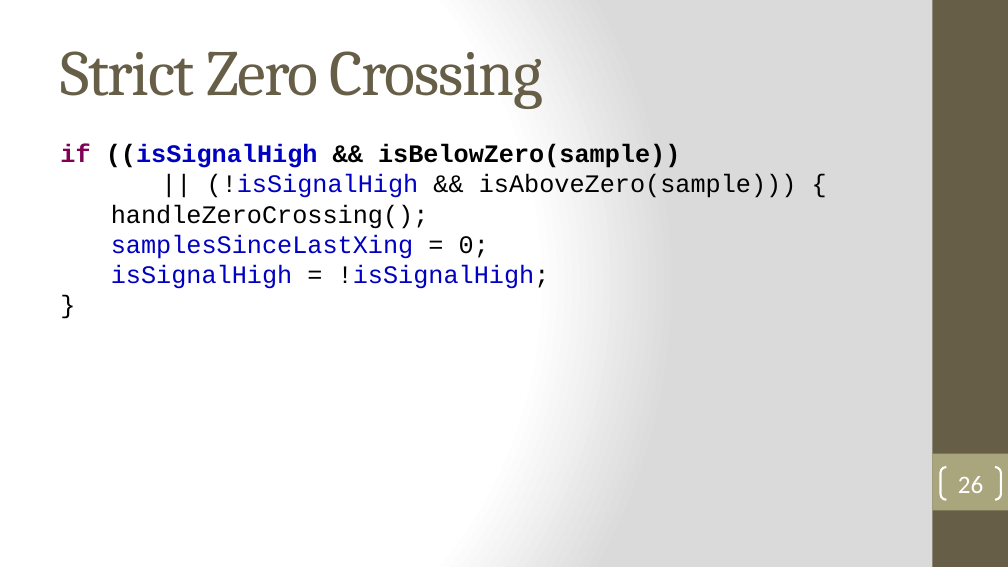
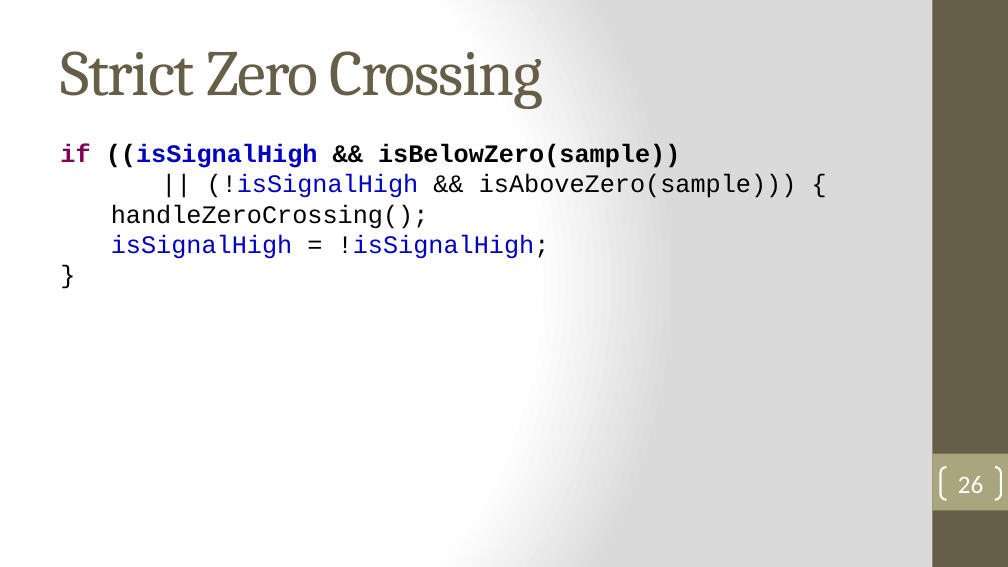
Before and after one commit to robbieford/RRXThesis, a slide deck: slide 26 of Thesis Defense.pptx. Drawn at 1008x567 pixels with LibreOffice and Linux fonts; fonts in the diff are those of the drawing. Boxes give left, top, right and bottom in pixels: in the first picture for what was removed or moved away, otherwise in the second. Text is boxed around its words. In the diff, an @@ line names an element or a change of style, - is before the commit and + after.

```diff
--- a/Thesis Defense.pptx
+++ b/Thesis Defense.pptx
@@ text at box(111, 234, 489, 259): paragraph removed @@
-  samplesSinceLastXing = 0;
```
Also in this commit, not shown: 2 other slides changed.
